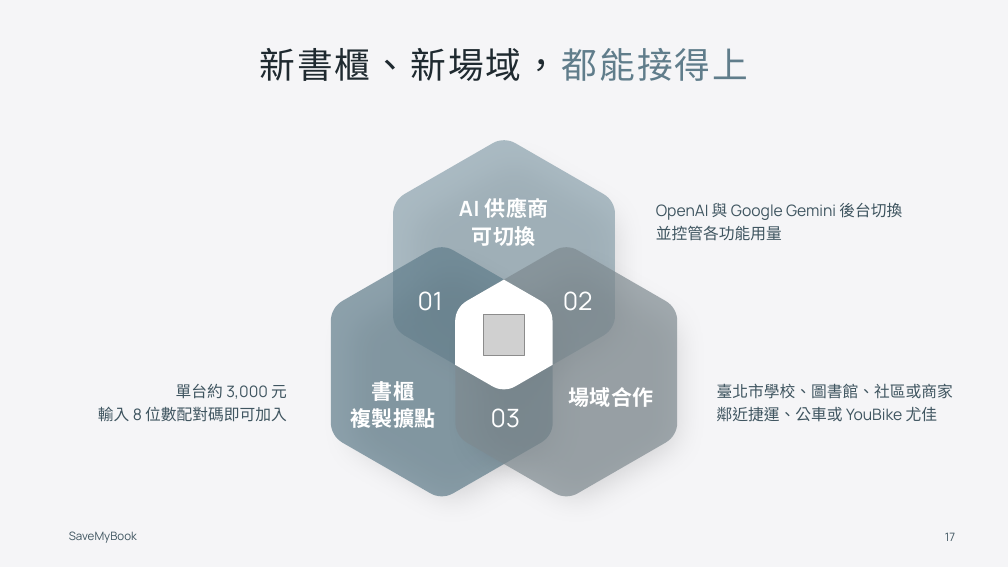
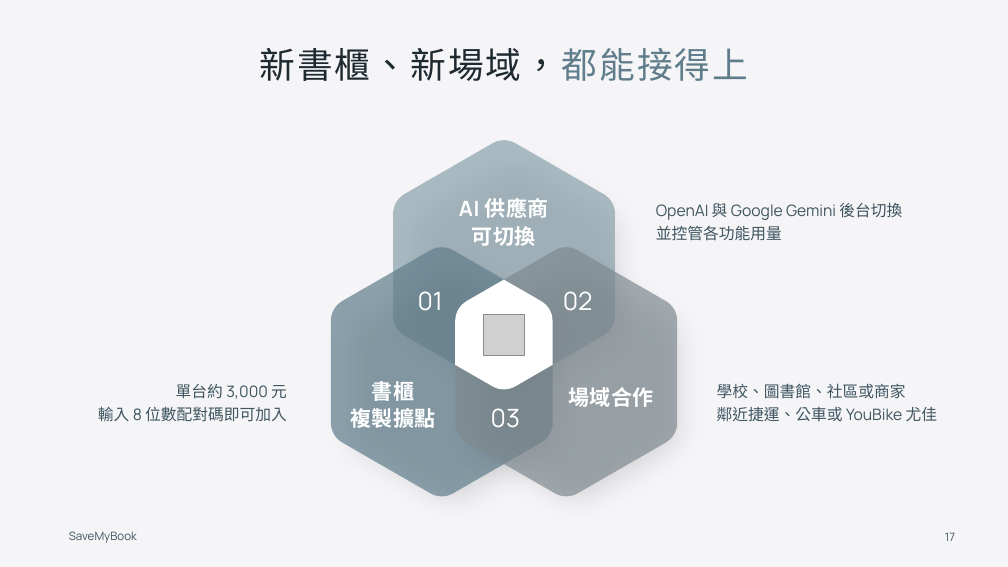
Before and after one commit to SaveMyBook/SaveMyBook, a slide deck: slide 17 of competition/2_2026第31屆大專校院資訊應用服務創新競賽~10.05/決賽/救「舊」我的書－決賽簡報(臺北生活好便利組).pptx. Drawn at 1008x567 pixels with LibreOffice and Linux fonts; fonts in the diff are those of the drawing; grey boxes stand for pictures; background and template pictures are left out. Boxes give left, top, right and bottom in pixels: in the first picture for what was removed or moved away, otherwise in the second. Text is boxed around its words. In the diff, an @@ line names an element or a change of style, - is before the commit and + after.

Commit message:
Update InnoServe PPT

```diff
--- a/competition/2_2026第31屆大專校院資訊應用服務創新競賽~10.05/決賽/救「舊」我的書－決賽簡報(臺北生活好便利組).pptx
+++ b/competition/2_2026第31屆大專校院資訊應用服務創新競賽~10.05/決賽/救「舊」我的書－決賽簡報(臺北生活好便利組).pptx
@@ text at bbox=[717, 383, 906, 399]: text changed @@
-臺北市學校、圖書館、社區或商家
+學校、圖書館、社區或商家
```
Also in this commit, not shown: 1 other file.
